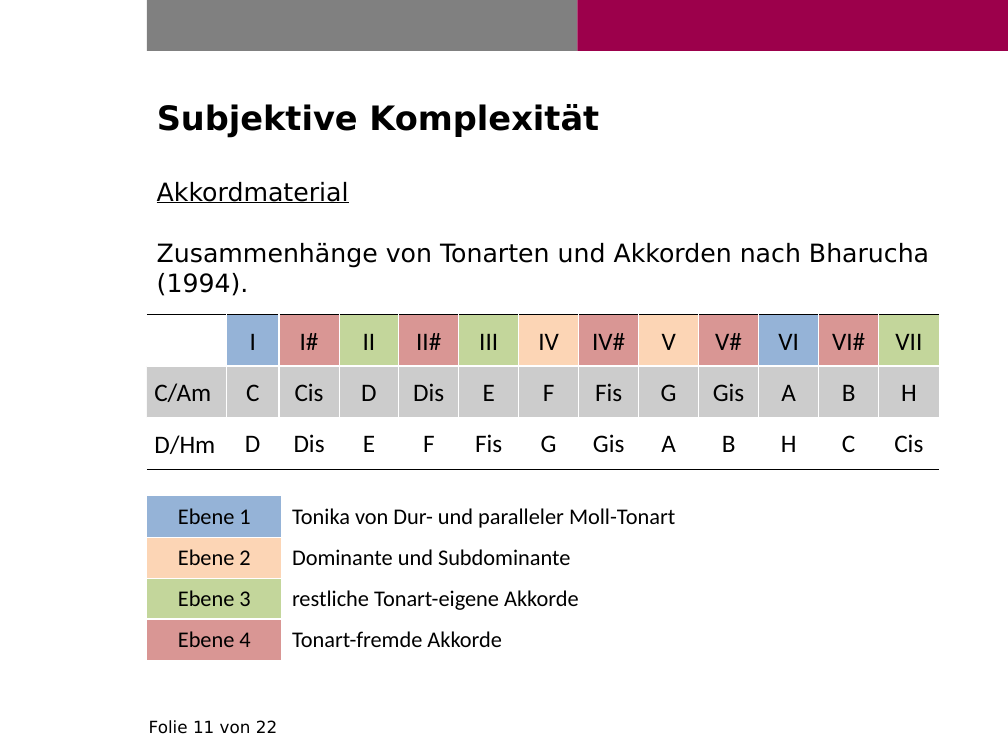
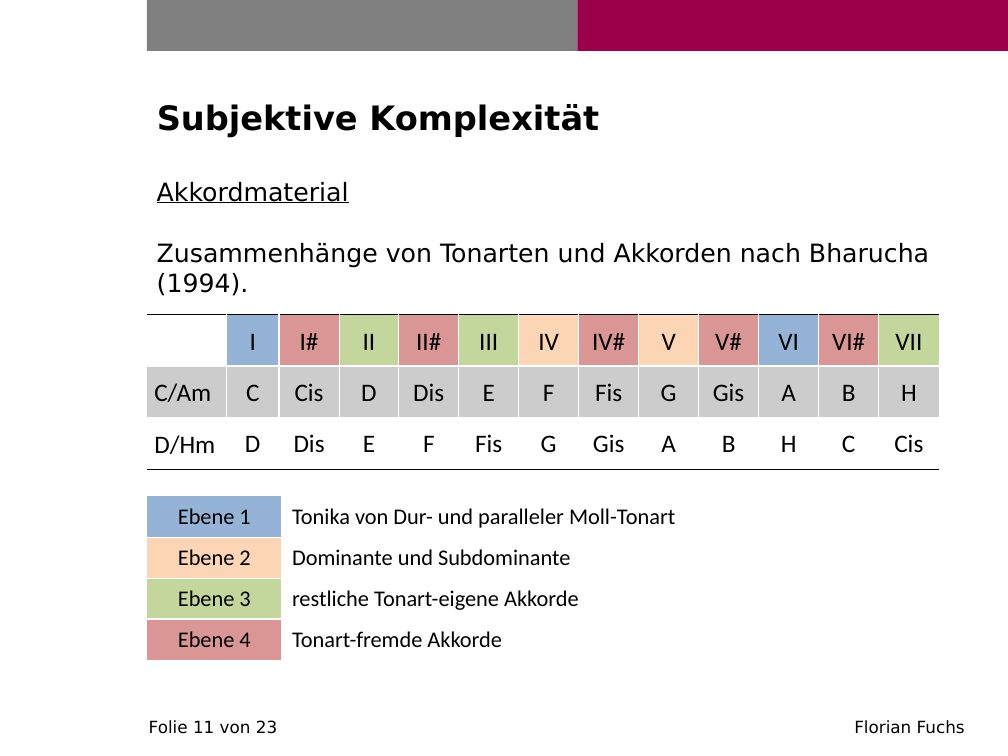
Before and after one commit to fuchsflo90/beatlesAnalysis, a slide deck: slide 11 of Präsentation/fuchs_florian_abschlusspraesentation_ma.pptx. Drawn at 1008x756 pixels with LibreOffice and Linux fonts; fonts in the diff are those of the drawing; background and template pictures are left out. Boxes give left, top, right and bottom in pixels: in the first picture for what was removed or moved away, otherwise in the second. Text is boxed around its words. In the diff, an @@ line names an element or a change of style, - is before the commit and + after.

```diff
--- a/Präsentation/fuchs_florian_abschlusspraesentation_ma.pptx
+++ b/Präsentation/fuchs_florian_abschlusspraesentation_ma.pptx
@@ text at (x1=149, y1=720, x2=965, y2=734): text changed @@
-Folie 11 von 22
+Folie 11 von 23 Florian Fuchs
```
Also in this commit, not shown: 21 other slides changed, 1 slide added.
